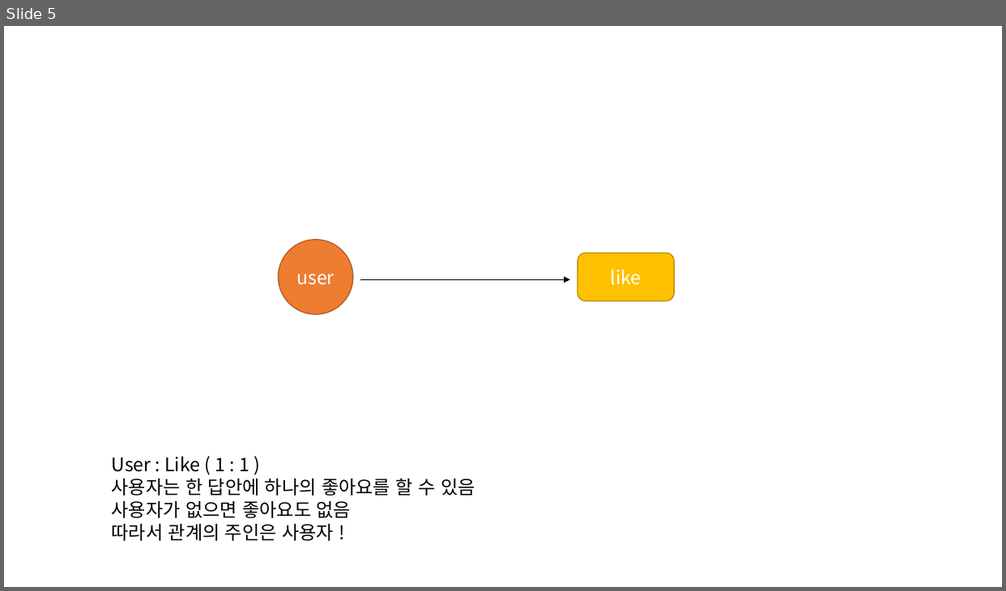
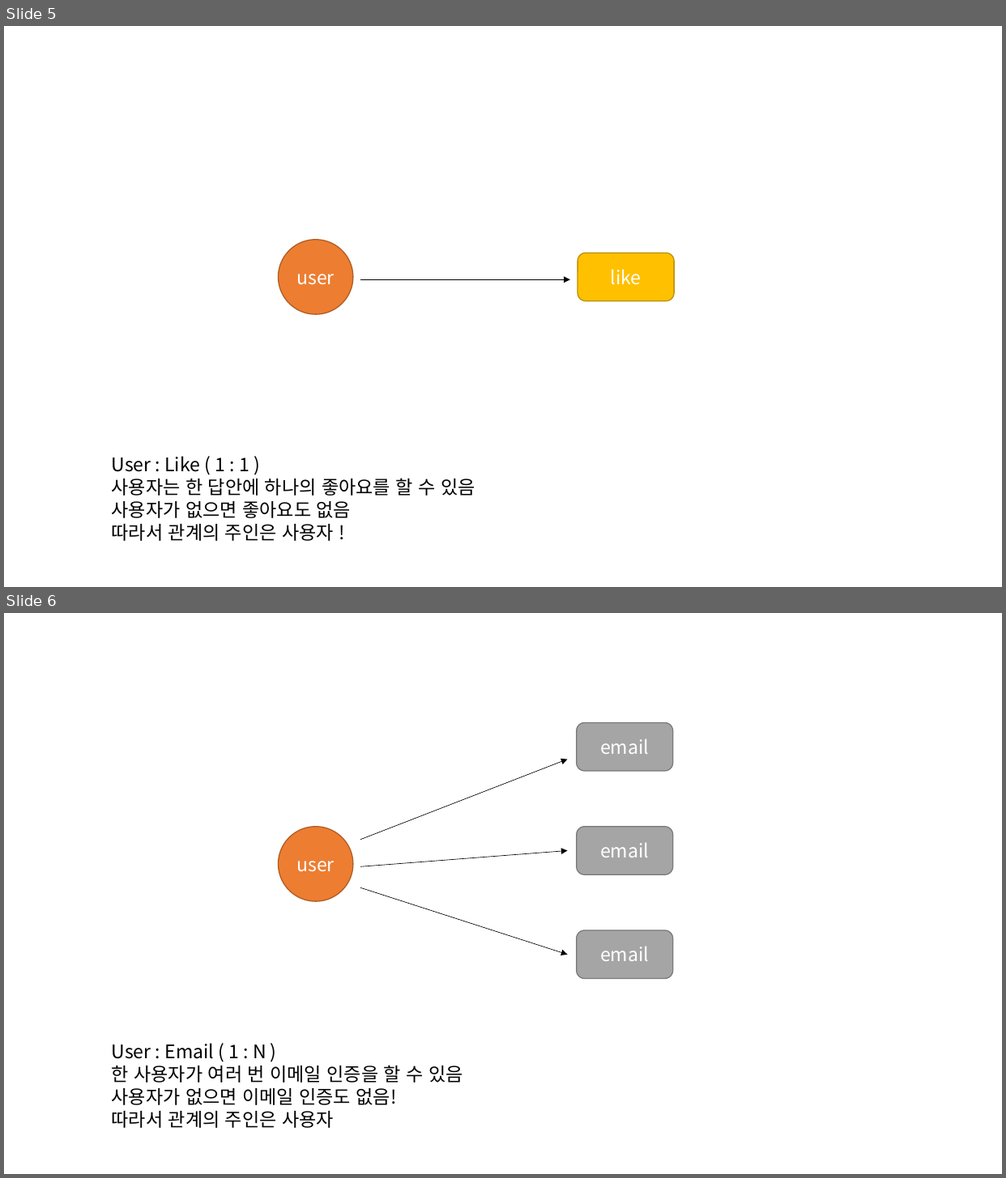
Before and after one commit to hye-rim/dg, a slide deck: doc/jpa.pptx. Shown one above the other, each under a label of ours: slide 5 before the commit, slides 5 and 6 after it. The pictures are 1006x591 and 1006x1178 pixels, drawn with LibreOffice and Linux fonts; fonts in the diff are those of the drawing. Boxes give left, top, right and bottom in pixels: in the first picture for what was removed or moved away, otherwise in the second. Text is boxed around its words. In the diff, an @@ line names an element or a change of style, - is before the commit and + after.

Commit message:
docs: 인터페이스,JPA연관관게,회의록,WBS
인터페이스 : 이메일인증관련 API 추가 및 전체 API 검토 및 수정
JPA 연관관계 : 이메일 인증 관련 관계 추가
회의록 : 2020.11.27.
WBS : 데드라인 설정

```diff
--- a/doc/jpa.pptx
+++ b/doc/jpa.pptx
@@ slide 6 added at (4, 613, 1002, 1174), background #FFFFFF @@
@@ rounded rectangle added at (577, 723, 673, 771), fill #A5A5A5, outline #7A7A7A 1 pt, 18 pt, text #FFFFFF @@
+email
@@ arrow added from (360, 840) to (568, 759), #000000 0.5 pt @@
@@ ellipse added at (278, 826, 353, 901), fill #ED7D31, outline #AF5C24 1 pt, 18 pt, text #FFFFFF @@
+user
@@ rounded rectangle added at (577, 826, 673, 875), fill #A5A5A5, outline #7A7A7A 1 pt, 18 pt, text #FFFFFF @@
+email
@@ arrow added from (360, 867) to (568, 851), #000000 0.5 pt @@
@@ arrow added from (360, 888) to (568, 954), #000000 0.5 pt @@
@@ rounded rectangle added at (577, 931, 673, 978), fill #A5A5A5, outline #7A7A7A 1 pt, 18 pt, text #FFFFFF @@
+email
@@ text added at (112, 1043, 463, 1128), 18 pt, text #000000 @@
+User : Email ( 1 : N )
+한 사용자가 여러 번 이메일 인증을 할 수 있음
+사용자가 없으면 이메일 인증도 없음!
+따라서 관계의 주인은 사용자
```
Also in this commit, not shown: 3 other files.
